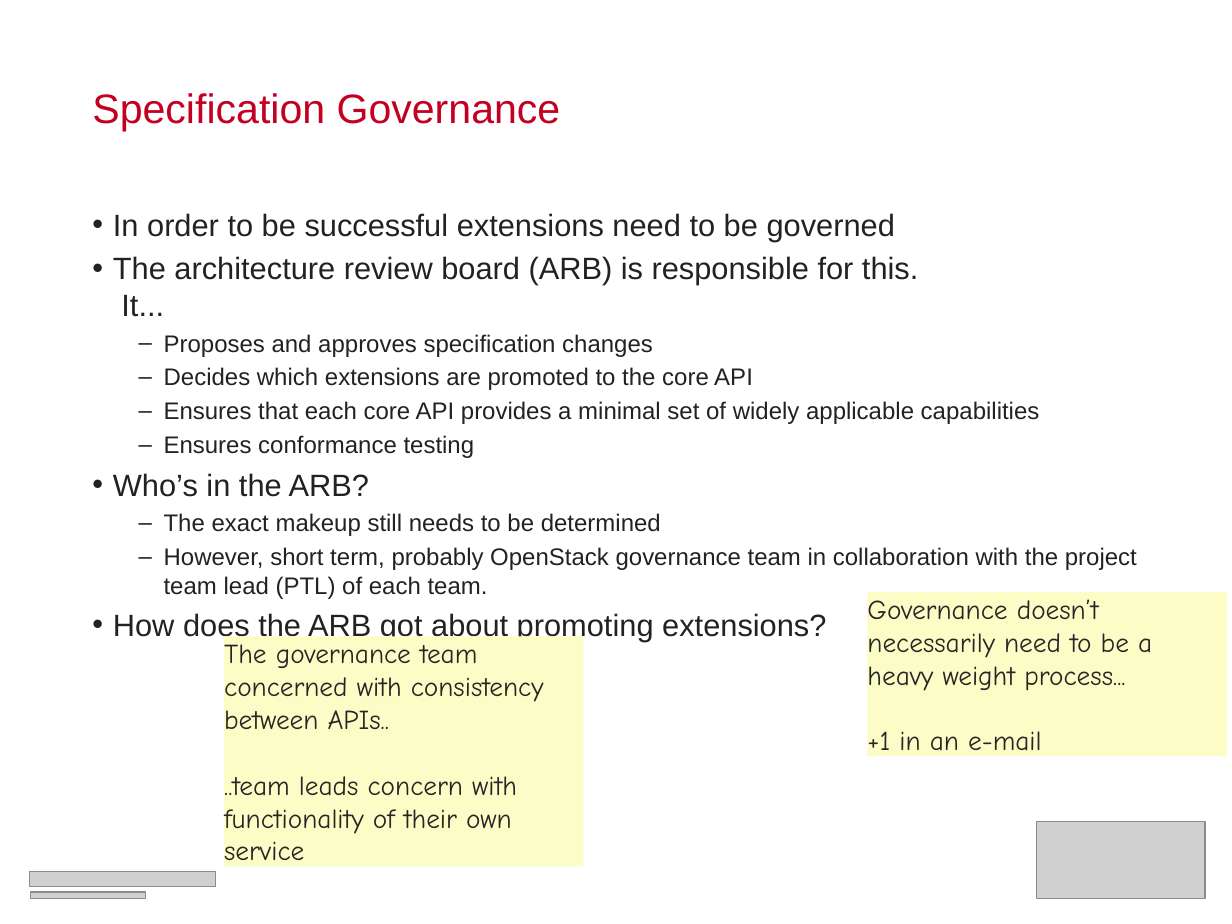
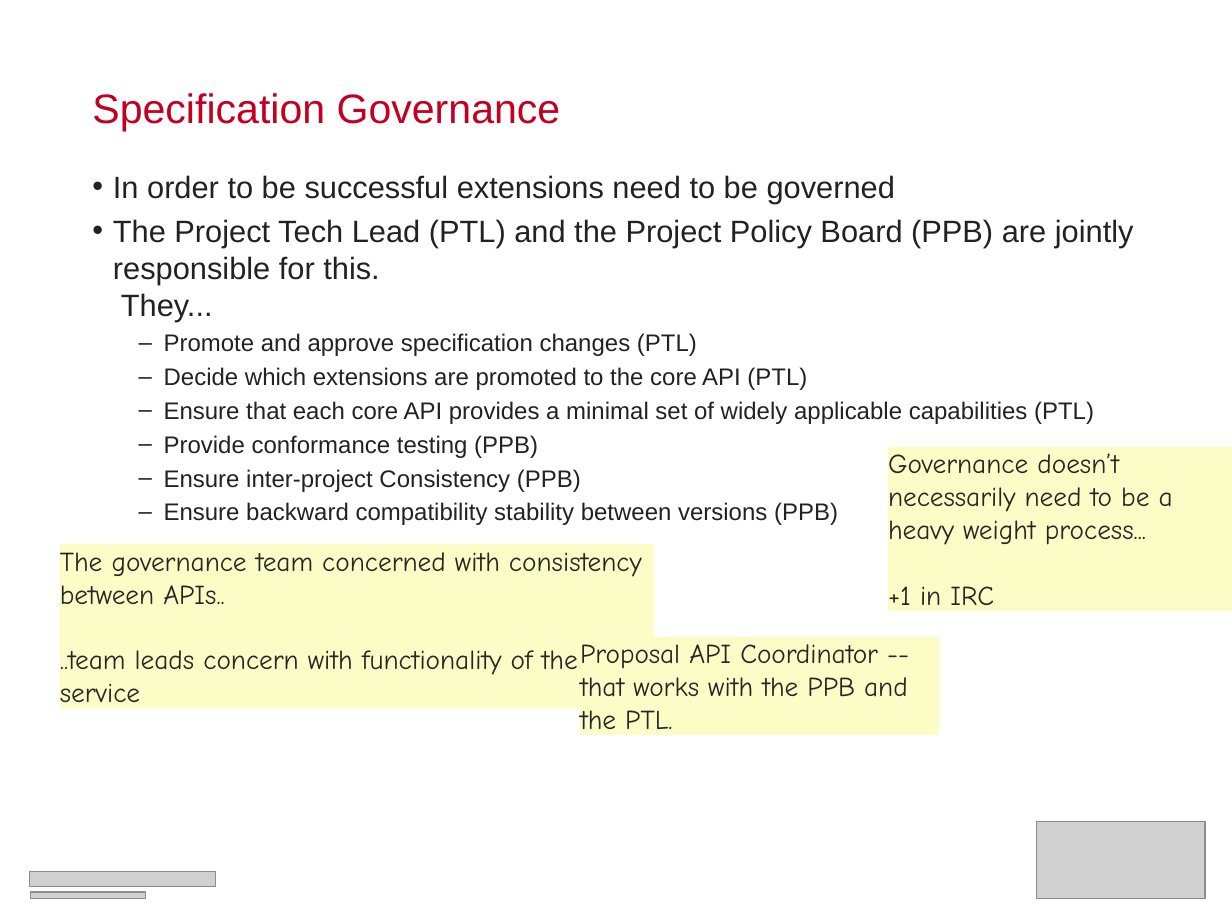
Before and after one commit to RackerWilliams/OpenStack-Extensions, a slide deck: slide 33 of Extensions.ppt (slide 34 before the commit). Drawn at 1232x924 pixels with LibreOffice and Linux fonts; fonts in the diff are those of the drawing; grey boxes stand for pictures. Boxes give left, top, right and bottom in pixels: in the first picture for what was removed or moved away, otherwise in the second. Text is boxed around its words. In the diff, an @@ line names an element or a change of style, - is before the commit and + after.

Commit message:
Updated PPT presentation version.

```diff
--- a/Extensions.ppt
+++ b/Extensions.ppt
@@ text "In order to be successful ...": place and size @@
-text "In order to be successful ..." at [113,213,1137,642]
+text "In order to be successful ..." at [113,175,1134,525]
@@ text at [113,219,1134,525]: text changed @@
-• The architecture review board (ARB) is responsible for this.
-  It...
-  – Proposes and approves specification changes
-  – Decides which extensions are promoted to the core API
-  – Ensures that each core API provides a minimal set of widely applicable capabilities
-  – Ensures conformance testing
-• Who’s in the ARB?
-  – The exact makeup still needs to be determined
-  – However, short term, probably OpenStack governance team in collaboration with the project team lead (PTL) of each team.
-• How does the ARB got about promoting extensions?
+• The Project Tech Lead (PTL) and the Project Policy Board (PPB) are jointly responsible for this.
+  They...
+  – Promote and approve specification changes (PTL)
+  – Decide which extensions are promoted to the core API (PTL)
+  – Ensure that each core API provides a minimal set of widely applicable capabilities (PTL)
+  – Provide conformance testing (PPB)
+  – Ensure inter-project Consistency (PPB)
+  – Ensure backward compatibility stability between versions (PPB)
@@ rectangle "Governance doesn’t necessarily need to ...": place and size @@
-rectangle "Governance doesn’t necessarily need to ..." at [867,593,1227,756]
+rectangle "Governance doesn’t necessarily need to ..." at [888,447,1232,611]
@@ rectangle "The governance team concerned with ...": place and size @@
-rectangle "The governance team concerned with ..." at [224,637,584,867]
+rectangle "The governance team concerned with ..." at [60,545,654,708]
@@ text in rectangle at [888,586,994,614]: text changed @@
-+1 in an e-mail
++1 in IRC
@@ rectangle added at [580,637,940,736], fill #FCFDC6, 16 pt, text #262626 @@
+Proposal API Coordinator -- that works with the PPB and the PTL.
```
Also in this commit, not shown: 16 other slides changed, 3 slides added, 12 slides removed.
